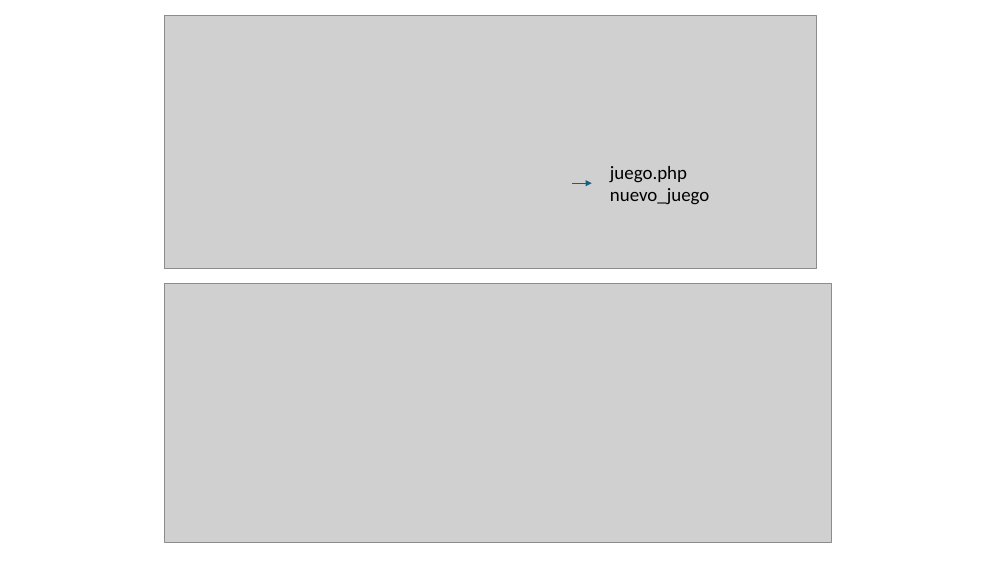
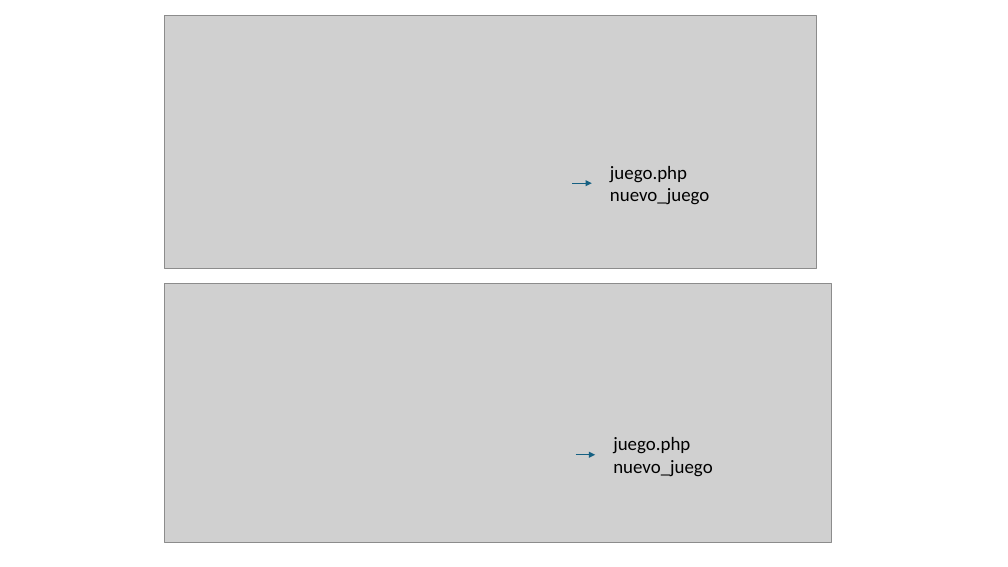
Before and after one commit to DAWD-DWES/dwes02_adivina_numero, a slide deck: slide 7 of diseño/adivinanumero.pptx. Drawn at 1008x567 pixels with LibreOffice and Linux fonts; fonts in the diff are those of the drawing; grey boxes stand for pictures. Boxes give left, top, right and bottom in pixels: in the first picture for what was removed or moved away, otherwise in the second. Text is boxed around its words. In the diff, an @@ line names an element or a change of style, - is before the commit and + after.

```diff
--- a/diseño/adivinanumero.pptx
+++ b/diseño/adivinanumero.pptx
@@ text added at (x1=613, y1=437, x2=712, y2=477), 18 pt, text #000000 @@
+juego.php
+nuevo_juego
@@ arrow added from (576, 455) to (595, 455), #156082 1 pt @@
```
Also in this commit, not shown: 2 other slides changed, 3 other files.
